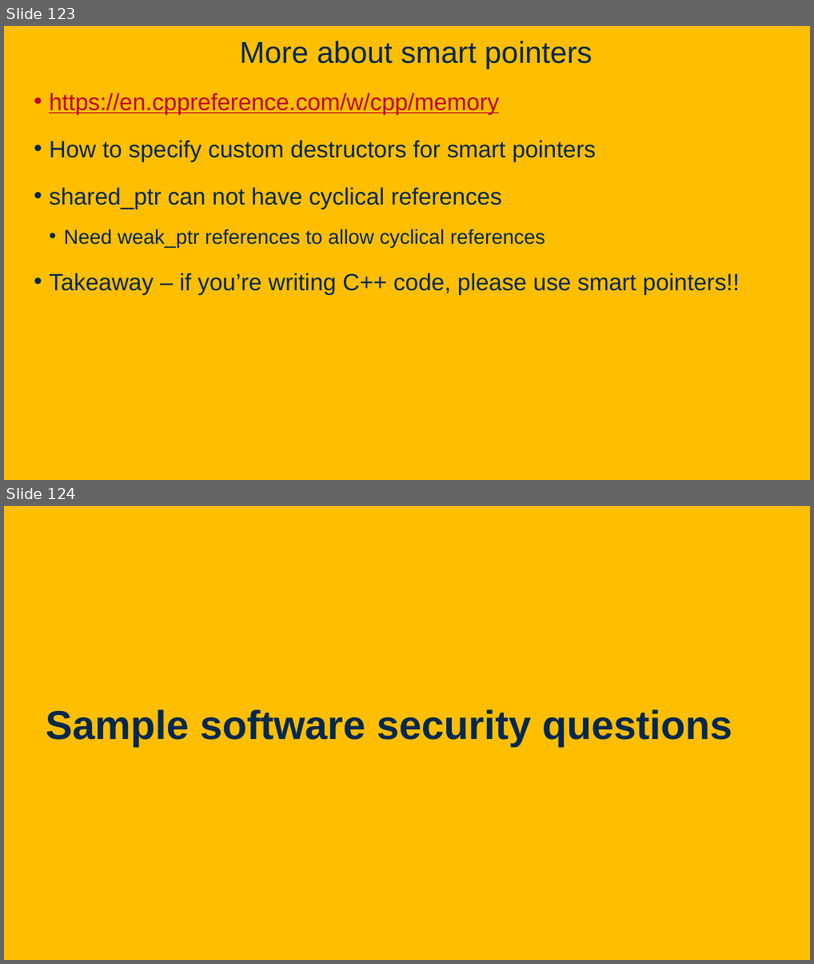
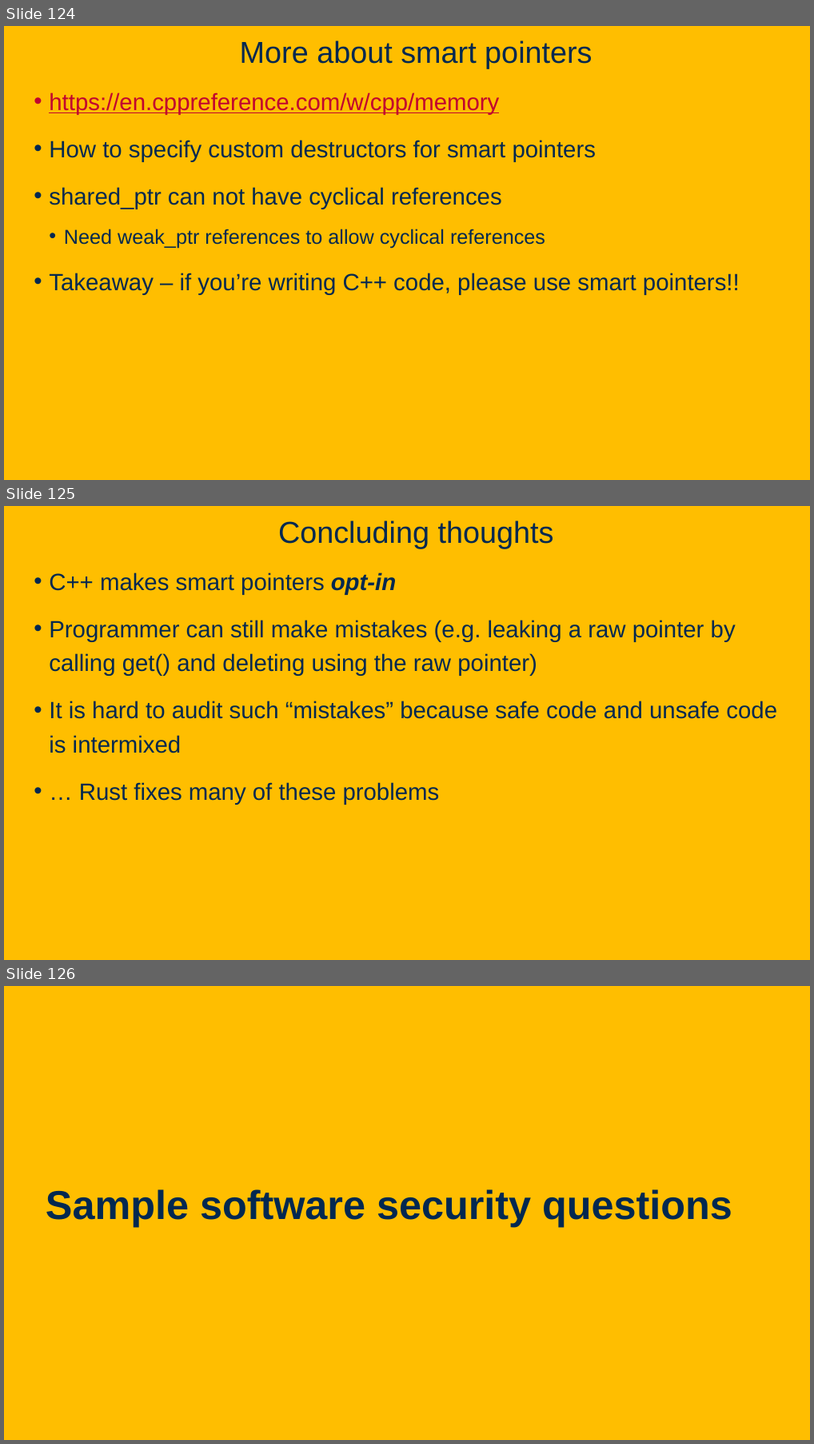
Before and after one commit to davsec-teaching/ecs160-f25, a slide deck: slides/9_software_security.pptx. Shown one above the other, each under a label of ours: slides 123 and 124 before the commit, slides 124, 125 and 126 after it. The pictures are 814x964 and 814x1444 pixels, drawn with LibreOffice and Linux fonts; fonts in the diff are those of the drawing; background and template pictures are left out. Boxes give left, top, right and bottom in pixels: in the first picture for what was removed or moved away, otherwise in the second. Text is boxed around its words. In the diff, an @@ line names an element or a change of style, - is before the commit and + after.

```diff
--- a/slides/9_software_security.pptx
+++ b/slides/9_software_security.pptx
@@ slide 125 added at (x1=4, y1=506, x2=810, y2=960), background picture (left out) @@
@@ title added at (x1=278, y1=520, x2=554, y2=548), 36 pt, text #022850 @@
+Concluding thoughts
@@ text added at (x1=49, y1=572, x2=778, y2=804), 28 pt, text #022850 @@
+• C++ makes smart pointers opt-in
+• Programmer can still make mistakes (e.g. leaking a raw pointer by calling get() and deleting using the raw pointer)
+• It is hard to audit such “mistakes” because safe code and unsafe code is intermixed
+• … Rust fixes many of these problems
@@ what was slide 123 is now slide 124 @@
@@ what was slide 124 is now slide 126 @@
```
Also in this commit, not shown: 7 slides changed, 1 other slide added.
